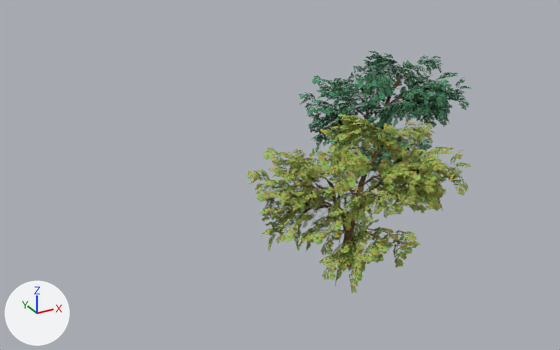
Two versions of the glTF model bgTrees.glb, one commit apart.
Rendered twice from a 50 mm lens placed at (-9.53, -4.75, 3.45), pointed at (-6.25, 1.22, 0.47). The lights are fixed; the arrows at lower left show +X, +Y and +Z. Where no turn or scale is listed for an object, it has been applied to the vertices.

The first picture shows 'tree oak joined.002', 'tree oak joined.003'.
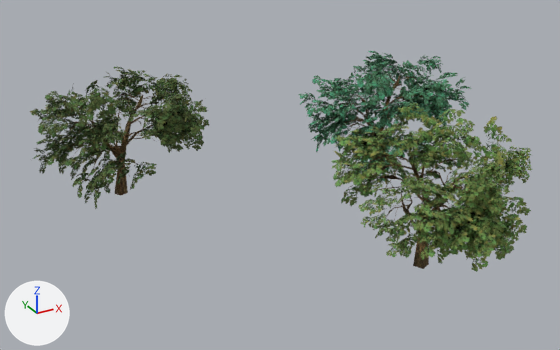
Edits to the bpy script that builds the scene:
```text
Add img_leaf_mapple_green_leaf_mapple_a:
    img_leaf_mapple_green_leaf_mapple_a = load_image('leaf-mapple-green-leaf-mapple-a', '_unpacked/leaf-mapple-green-leaf-mapple-a', 512, 512, 'sRGB')
Add img_leaf_mapple_greendark_leaf_mapple_a:
    img_leaf_mapple_greendark_leaf_mapple_a = load_image('leaf-mapple-greenDark-leaf-mapple-a', '_unpacked/leaf-mapple-greenDark-leaf-mapple-a', 512, 512, 'sRGB')
Change mat_leaf_mapple_green:
    where n5 = _N.new('ShaderNodeTexImage'); n5.name = 'Image Texture'
    n5.image: img_leaf_mapple_green_yellow_c_leaf_mapple_a -> img_leaf_mapple_green_leaf_mapple_a
Add mat_leaf_mapple_greendark:
    mat_leaf_mapple_greendark = bpy.data.materials.new('leaf mapple greenDark')
    # uses the picture img_leaf_mapple_greendark_leaf_mapple_a
Add me_tree_oak_joined_003:
    me_tree_oak_joined_003.from_pydata(...)  # 4878 vertices, 5132 faces; spans x -0.91..1.05, y -0.91..0.76, z 0.0..1.43
    # faces by material slot: [2348, 2784]
    me_tree_oak_joined_003.materials.append(mat_bark_mossy)
    me_tree_oak_joined_003.materials.append(mat_leaf_mapple_greendark)
Change ob_tree_oak_joined_002:
    ob_tree_oak_joined_002.location: (-6.135, 0.21, -0.037) -> (-5.555, -0.11, -0.037)
    ob_tree_oak_joined_002.rotation_euler: (-0.762, -1.945, -0.795) -> (-0.762, -1.945, 0.638)  # degrees (-44, -111, -46) -> degrees (-44, -111, 37)
Add ob_tree_oak_joined_001:
    ob_tree_oak_joined_001 = bpy.data.objects.new('tree oak joined.001', me_tree_oak_joined_003)
    ob_tree_oak_joined_001.location = (-7.395, 2.605, -0.037)
```

Location of each change, (x1, y1, x2, y2) in pixels of the pictures (560 x 350 px):
'tree oak joined.002', surface changed, moved, turned
    before: (247, 114, 472, 293)
    after: (332, 103, 533, 272)
'tree oak joined.001', added
    after: (30, 67, 209, 209)
    faces in mat_leaf_mapple_greendark: (30, 67, 209, 209)
    faces in mat_bark_mossy: (66, 94, 166, 196)
